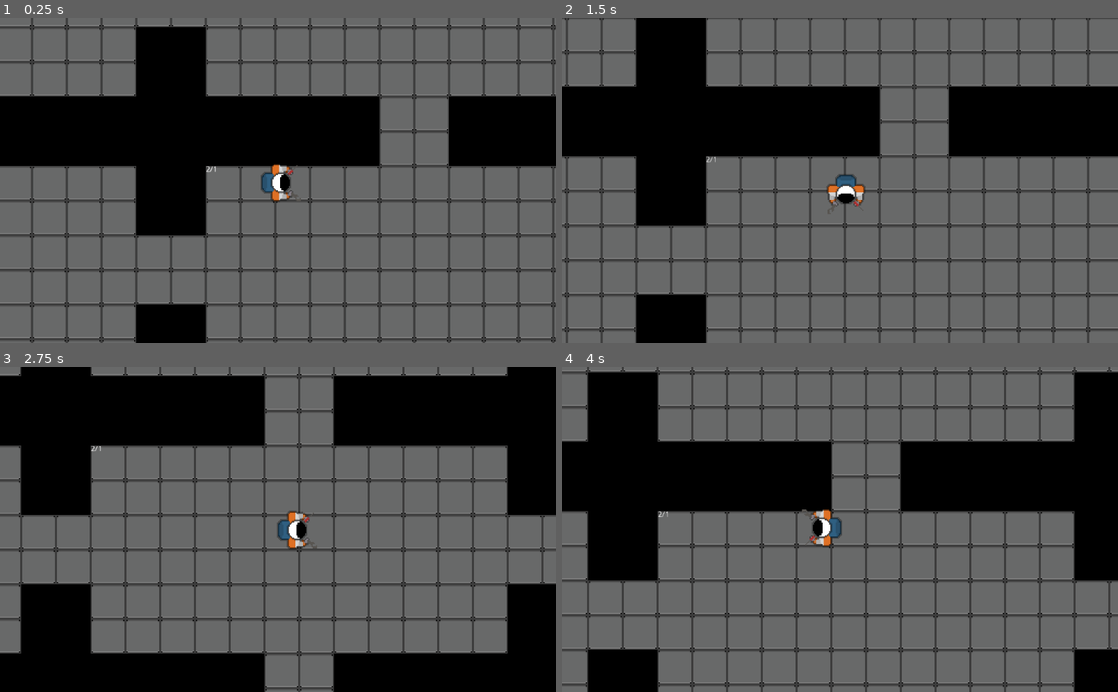
Above: before the commit, frames 1-4 (two rows, left to right).
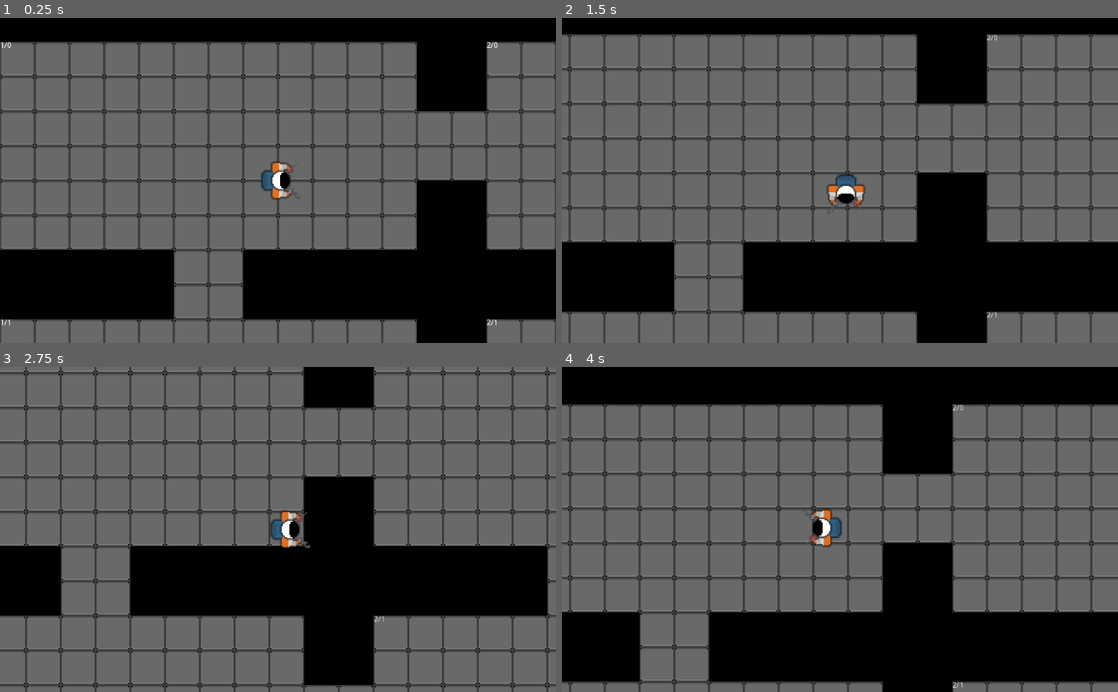
Above: after the commit, the same moments.

Repository: frankakn7/NothingIsPermanent
Game: Godot game, scene res://Main.tscn
The game is run twice, just before and just after one commit, with the same random seed, the same clock (stepped at 60 frames per second) and the same inputs.
Inputs:
- Up to frame 1 (0.25 s): no input
- Up to frame 2 (1.5 s): hold D (move_right) 0.53-1.28 s; hold S (move_down) from 1.28 s (still down)
- Up to frame 3 (2.75 s): release S (move_down) at 2.03 s; hold D (move_right) from 2.03 s (still down)
- Up to frame 4 (4 s): release D (move_right) at 2.78 s; hold W (move_up) 2.78-3.53 s; hold A (move_left) from 3.53 s (still down)

The runs differ from the first frame. In frame 1, 66% of the frame differs, in the area x 0-100%, y 0-100%; in frame 2, 63%; in frame 3, 69%; in frame 4, 66%.

Commit message:
Area2D emits signal when body entered

Diff:
--- a/Game_Files/Main.tscn
+++ b/Game_Files/Main.tscn
@@ -6,7 +6,6 @@
 [node name="Node2D" type="Node2D"]
 
 [node name="Player" parent="." instance=ExtResource( 1 )]
-position = Vector2( 517, 272 )
 
 [node name="RoomManager" type="Node2D" parent="."]
 position = Vector2( 128, 128 )
--- a/Game_Files/RoomManager.gd
+++ b/Game_Files/RoomManager.gd
@@ -14,13 +14,19 @@
 
 # Called when the node enters the scene tree for the first time.
 func _ready():
+	generateRooms()
 
+func generateNeighbourRooms():
+	pass
+
+func generateRooms():
 	for y in range(len(room_layout)):
 		rooms.append([])
 		for x in range(len(room_layout[y])):
 			var room_instance = room_scene.instance()
 			room_instance.set_name("Room_%d_%d" % [x, y])
 			add_child(room_instance)
+			room_instance.get_node("Area2D").connect("body_entered", self, "on_Enter")
 			var room_x_offset = len(room_layout[y])
 			if room_x_offset % 2 == 1:
 				room_x_offset = room_x_offset - 1
@@ -51,9 +57,9 @@
 
 			room_instance.get_node("DebugControl/DebugRoomNB").text = "%d/%d" % [x, y]
 			rooms[y].append(room_instance)
-
-
-
 # Called every frame. 'delta' is the elapsed time since the previous frame.
 #func _process(delta):
 #	pass
+
+func on_Enter(body):
+	print(body)
